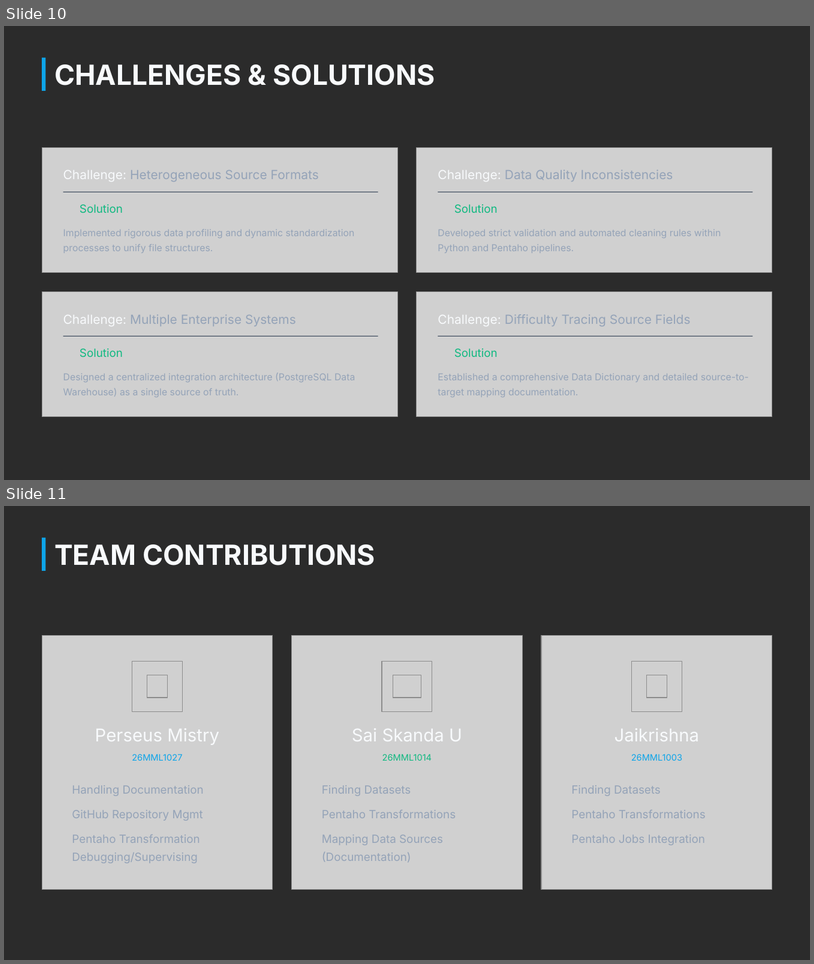
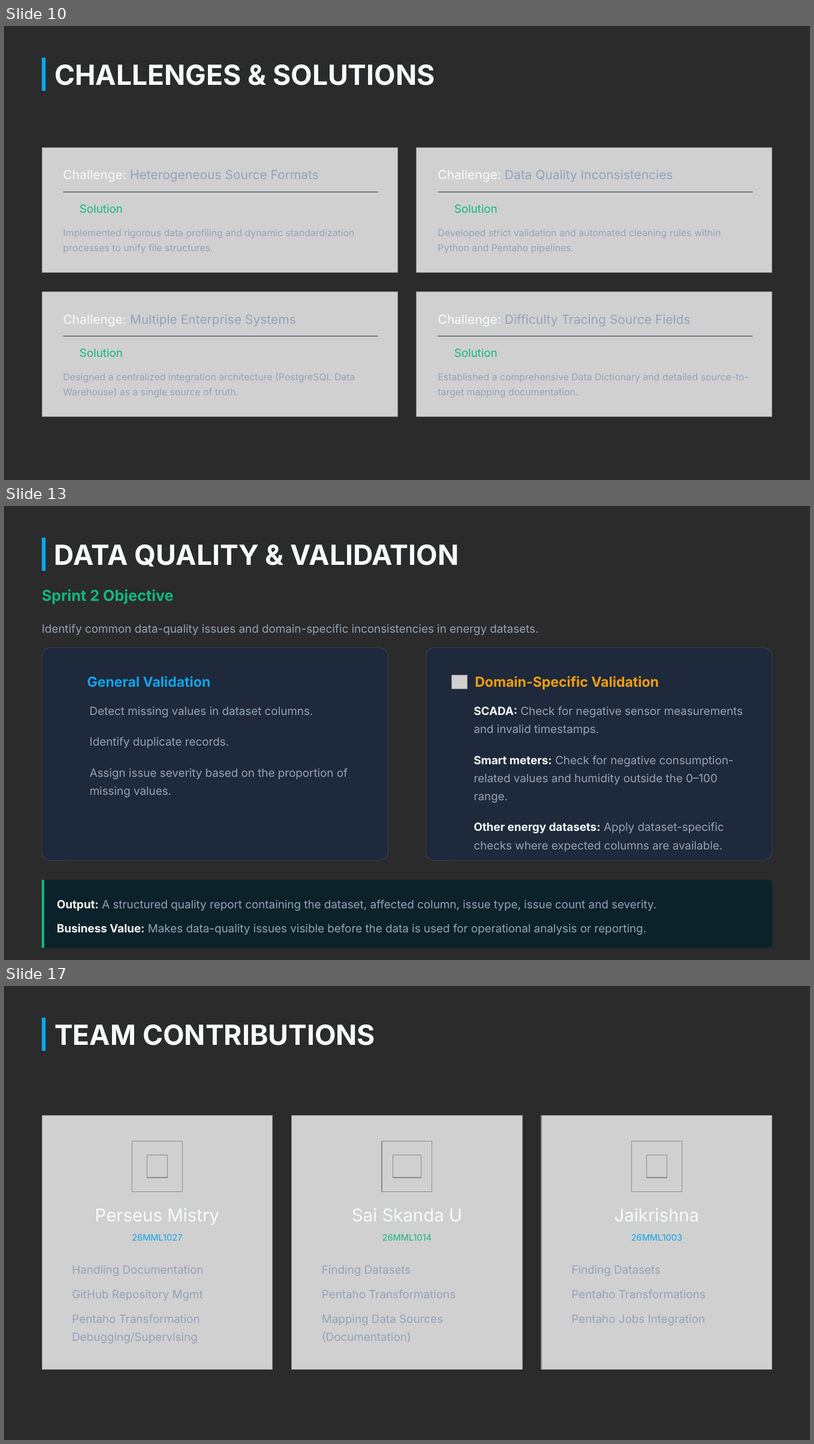
Before and after one commit to Perseus04/Enterprise-Energy-Data-Platform, a slide deck: docs/report/Enterprise Energy Data Platform Progress 1.pptx. Shown one above the other, each under a label of ours: slides 10 and 11 before the commit, slides 10, 13 and 17 after it; the slides between them are not shown. The pictures are 814x964 and 814x1444 pixels, drawn with LibreOffice and Linux fonts; fonts in the diff are those of the drawing; grey boxes stand for pictures; background and template pictures are left out; a plain dark background stands for a picture behind light text. Boxes give left, top, right and bottom in pixels: in the first picture for what was removed or moved away, otherwise in the second. Text is boxed around its words. In the diff, an @@ line names an element or a change of style, - is before the commit and + after.

```diff
--- a/docs/report/Enterprise Energy Data Platform Progress 1.pptx
+++ b/docs/report/Enterprise Energy Data Platform Progress 1.pptx
@@ slide 13 added at bbox=[4, 506, 810, 960], background picture (left out) @@
@@ rectangle added at bbox=[42, 537, 45, 571], fill #0EA5E9 @@
@@ text added at bbox=[54, 544, 459, 567], 33 pt, text #F8FAFC, bold @@
+DATA QUALITY & VALIDATION
@@ text added at bbox=[42, 589, 174, 604], 18 pt, text #10B981, bold @@
+Sprint 2 Objective
@@ text added at bbox=[42, 624, 539, 635], 13.5 pt, text #94A3B8 @@
+Identify common data-quality issues and domain-specific inconsistencies in energy datasets.
@@ rounded rectangle added at bbox=[42, 648, 388, 861], fill #1E293B, outline #334155 0.75 pt @@
@@ rounded rectangle added at bbox=[426, 648, 773, 861], fill #1E293B, outline #334155 0.75 pt @@
@@ text added at bbox=[87, 676, 211, 687], 16.5 pt, text #0EA5E9, bold @@
+General Validation
@@ picture added at bbox=[452, 675, 468, 688] @@
@@ text added at bbox=[475, 676, 659, 690], 16.5 pt, text #F59E0B, bold @@
+Domain-Specific Validation
@@ text added at bbox=[90, 706, 314, 717], 13.5 pt, text #94A3B8 @@
+Detect missing values in dataset columns.
@@ text added at bbox=[474, 706, 743, 735], 13.5 pt, text #94A3B8 @@
+SCADA: Check for negative sensor measurements and invalid timestamps.
@@ text added at bbox=[90, 736, 229, 748], 13.5 pt, text #94A3B8 @@
+Identify duplicate records.
@@ text added at bbox=[474, 755, 734, 802], 13.5 pt, text #94A3B8 @@
+Smart meters: Check for negative consumption-related values and humidity outside the 0–100 range.
@@ text added at bbox=[90, 768, 348, 797], 13.5 pt, text #94A3B8 @@
+Assign issue severity based on the proportion of missing values.
@@ text added at bbox=[474, 822, 725, 852], 13.5 pt, text #94A3B8 @@
+Other energy datasets: Apply dataset-specific checks where expected columns are available.
@@ rounded rectangle added at bbox=[42, 880, 772, 948], fill #0C222A @@
@@ rectangle added at bbox=[42, 880, 44, 948], fill #10B981 @@
@@ text added at bbox=[57, 899, 657, 910], 13.5 pt, text #94A3B8 @@
+Output: A structured quality report containing the dataset, affected column, issue type, issue count and severity.
@@ text added at bbox=[57, 923, 647, 934], 13.5 pt, text #94A3B8 @@
+Business Value: Makes data-quality issues visible before the data is used for operational analysis or reporting.
@@ what was slide 11 is now slide 17 @@
```
Also in this commit, not shown: 1 slide changed, 5 other slides added, 16 other files.
